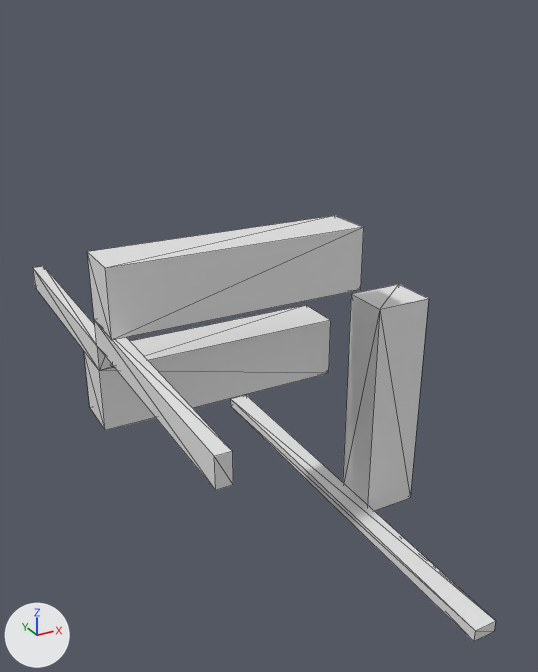
Before and after pictures for a commit that changed the OBJ model Data/bmc/tiles_structure/t_235.obj.
Before and after are seen from a 50 mm lens placed at (-0.816, -1.214, 0.552), pointed at (-0.161, -0.023, -0.044). Every picture has the same lights, and +X, +Y and +Z are marked at lower left. Mesh edges are drawn as thin lines. Where no turn or scale is listed for an object, it has been applied to the vertices.

Objects in the first picture: 't_235'.
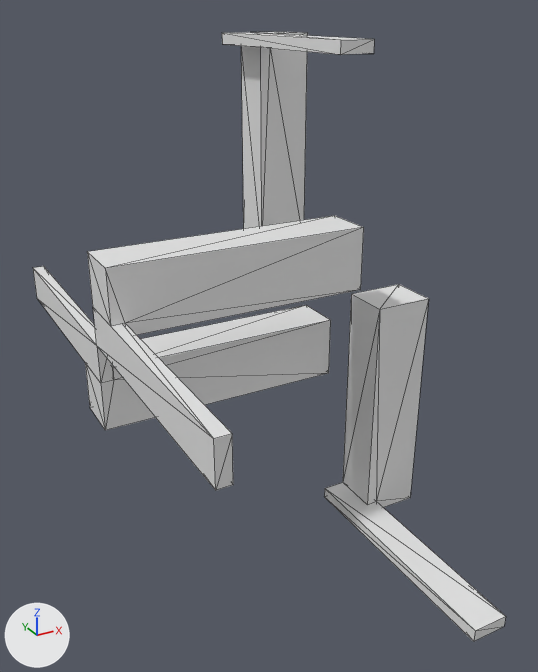
Changed parts and their boxes [x1, y1, x2, y2] in the pictures (538 x 672 px; the box of a moved part takes in the faces that stretch with it):
't_235', reshaped (43% taller): before [33, 216, 496, 642]; after [33, 32, 506, 642]
part 1 of me_t_235, added: after [222, 32, 374, 229]
part 2 of me_t_235, moved or reshaped: before [33, 230, 496, 641]; after [33, 230, 506, 641]

The change, as a diff of the scene's bpy script:
```diff
--- a/Data/bmc/tiles_structure/t_235.obj.py
+++ b/Data/bmc/tiles_structure/t_235.obj.py
@@ me_t_235 @@
 # used by ob_t_235; location = (0.0, 0.0, 0.0)
-me_t_235.from_pydata(...)  # 44 vertices, 72 faces; spans x -0.5..0.175, y -0.5..0.5, z -0.5..0.175
+me_t_235.from_pydata(...)  # 70 vertices, 128 faces; spans x -0.5..0.175, y -0.5..0.5, z -0.5..0.5
+# me_t_235 part 1: a new loose piece of 18 vertices spanning x 0.0..0.175, y 0.0..0.5, z 0.0..0.5
+# me_t_235 part 2
+# 12 vertices are removed from x -0.5..0.05, y -0.5..0.5, z -0.5..0.05
+# 56 faces are deleted
+# 4 vertices move from x -0.5..0.05, y -0.5..0.5, z -0.5..0.05 to x -0.475..0.075, y -0.5..0.5, z -0.5..0.075
+# 9 vertices are added at x -0.5..0.075, y -0.1..0.1, z -0.5..0.075
+# 5 new vertices lie (0.0, 0.5, 0.0) away from vertices in x -0.5..0.05, y -0.5, z -0.5..0.05
+# 6 new vertices lie (-0.025, 0.0, 0.0) away from vertices in x -0.5..0.075, y -0.5..0.5, z -0.475..0.075
+# 80 new faces join them
```
